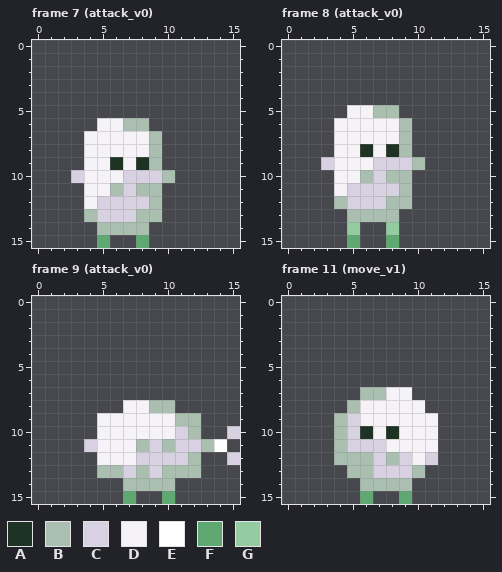
Edited in one commit: pixel-art file (TDS_Mod/ModSource/Spool/Art/Temporary/aseprite/Spoolseam-Sheet.aseprite). Above, as it was before the edit.
16x16 pixels, 40 frames. Shown: frame 7 (attack_v0), frame 8 (attack_v0), frame 9 (attack_v0), frame 11 (move_v1). The commit also changed other frames, which this record leaves out.
Palette (. is transparent): A #1f3325  B #abbfb1  C #d8d1e2  D #f6f3f8  E #ffffff  F #60a871  G #93cca1
Once edited:
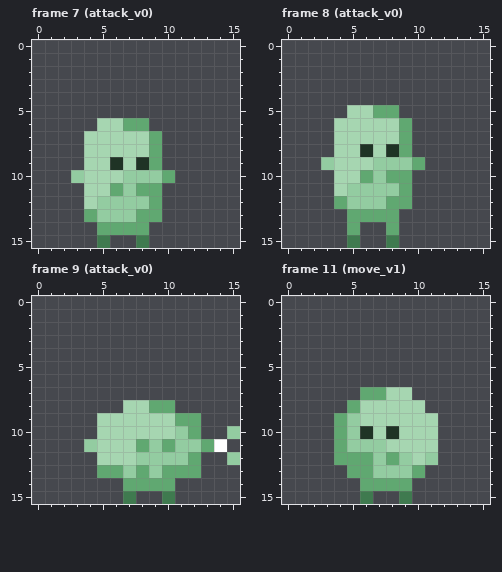
Difference:
colour B: #abbfb1 -> #60a871
colour D: #f6f3f8 -> #a6d6b1
colour F: #60a871 -> #3f7a4f
Frame 7 (attack_v0):
y 10: x 3 C -> G; x 7..9 CCC -> GGG
y 11: x 7 C -> G
y 12: x 5..8 CCCC -> GGGG
y 13: x 5..7 CCC -> GGG
Frame 8 (attack_v0):
y 9: x 3 C -> G; x 7..9 CCC -> GGG
y 10: x 7 C -> G
y 11: x 5..8 CCCC -> GGGG
y 12: x 5..7 CCC -> GGG
y 14: x 5 G -> B; x 8 G -> B
Frame 9 (attack_v0):
y 10: x 11 C -> G; x 15 C -> G
y 11: x 4 C -> G; x 9 C -> G; x 11..12 CC -> GG
y 12: x 8..11 CCCC -> GGGG; x 15 C -> G
y 13: x 7 C -> G; x 9 C -> G
Frame 11 (move_v1):
y 9..10: x 5 C -> G
y 11: x 5..7 CCC -> GGG
y 12: x 7 C -> G; x 9 C -> G; x 11 C -> G
y 13: x 7..9 CCC -> GGG
